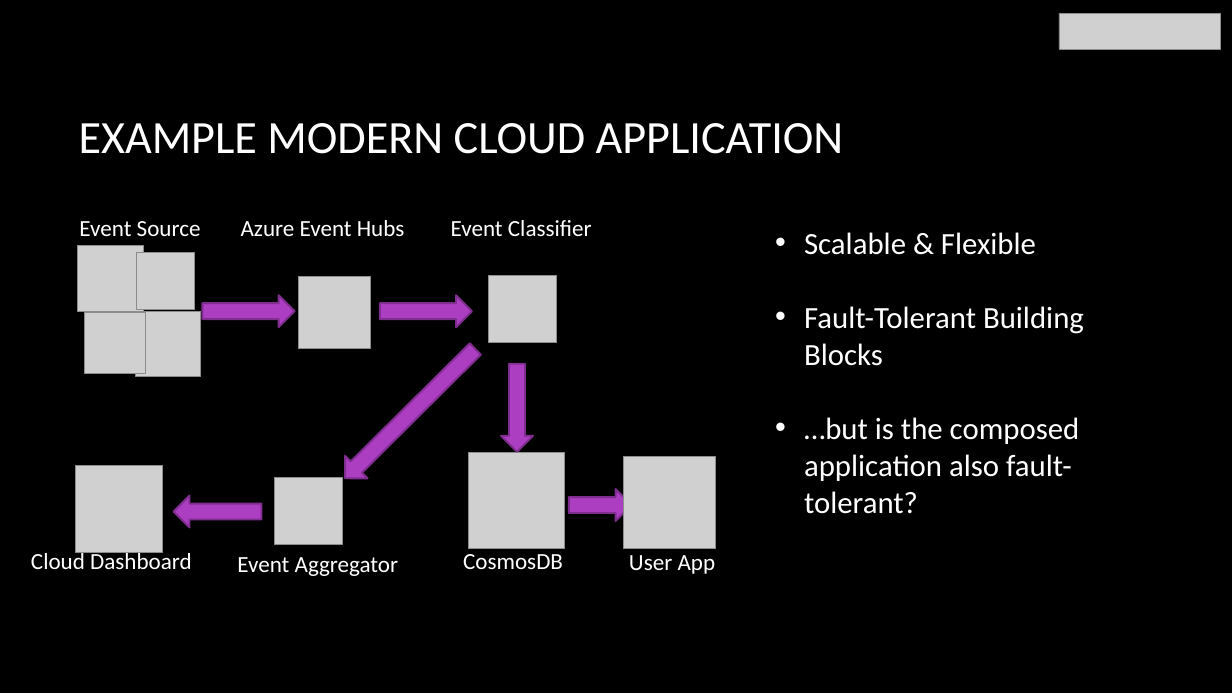
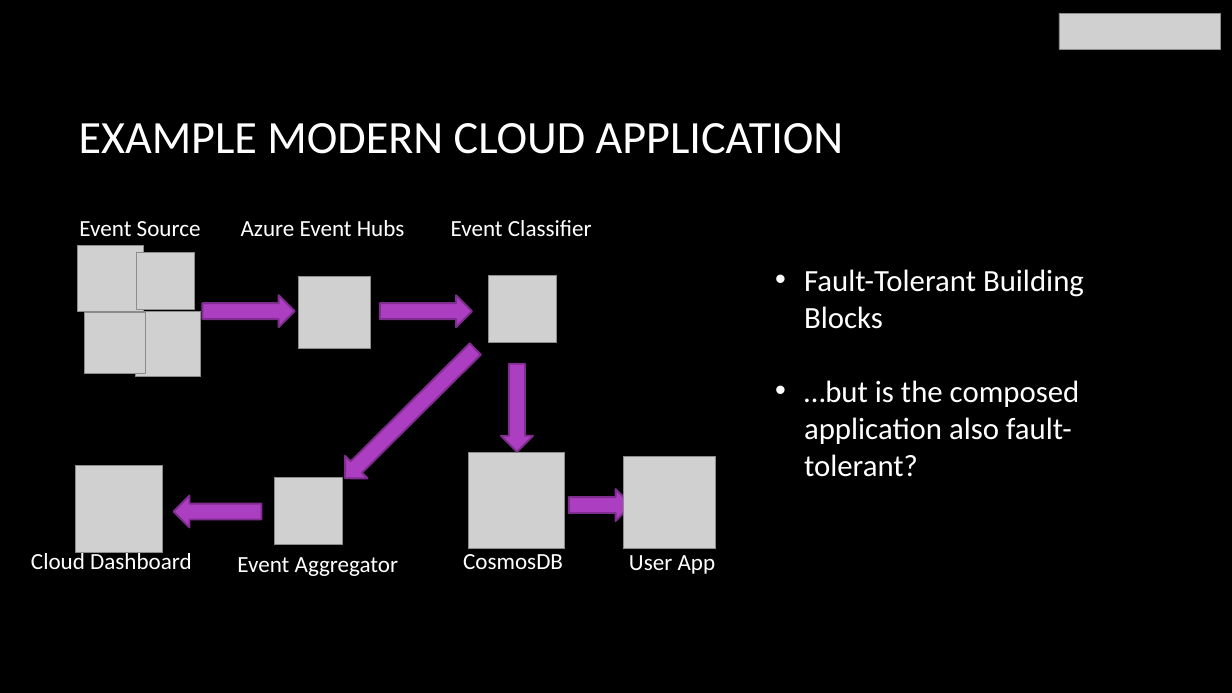
Before and after one commit to tli2/tli2.github.io, a slide deck: slide 3 of assets/DARQ-long-talk.pptx (slide 2 before the commit). Drawn at 1232x693 pixels with LibreOffice and Linux fonts; fonts in the diff are those of the drawing; grey boxes stand for pictures; background and template pictures are left out. Boxes give left, top, right and bottom in pixels: in the first picture for what was removed or moved away, otherwise in the second. Text is boxed around its words. In the diff, an @@ line names an element or a change of style, - is before the commit and + after.

```diff
--- a/assets/DARQ-long-talk.pptx
+++ b/assets/DARQ-long-talk.pptx
@@ text at bbox=[804, 232, 1036, 255]: paragraph removed @@
-• Scalable & Flexible
```
Also in this commit, not shown: 6 other slides changed, 2 slides added.
